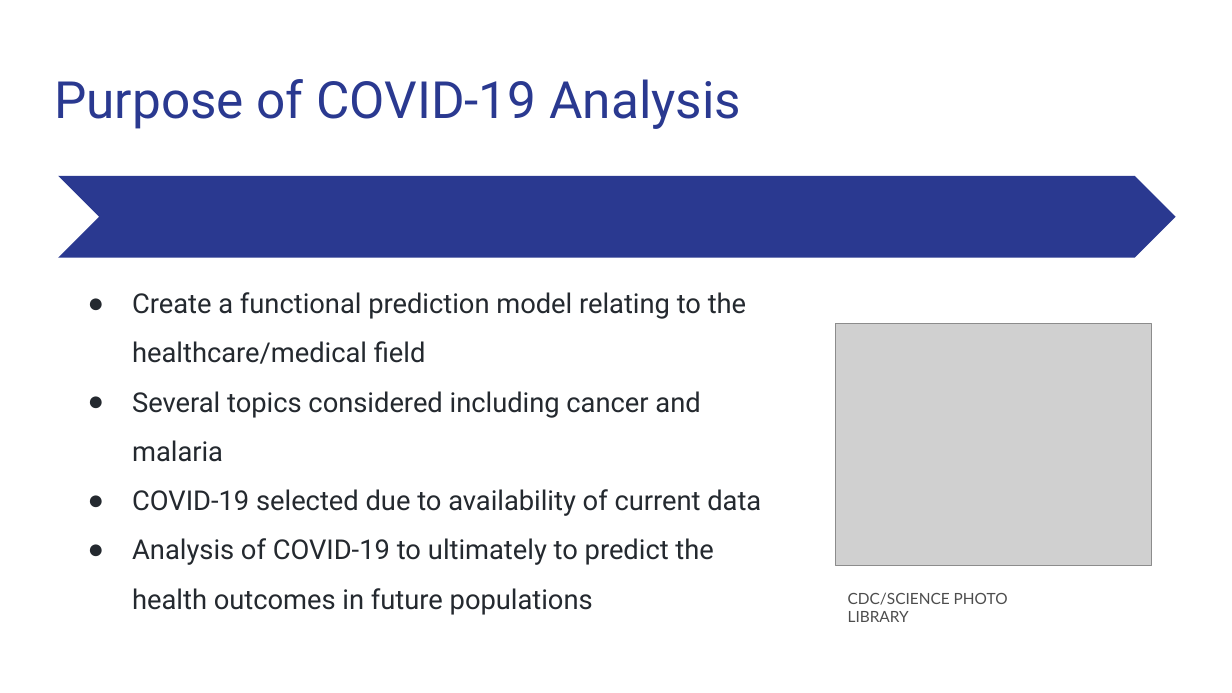
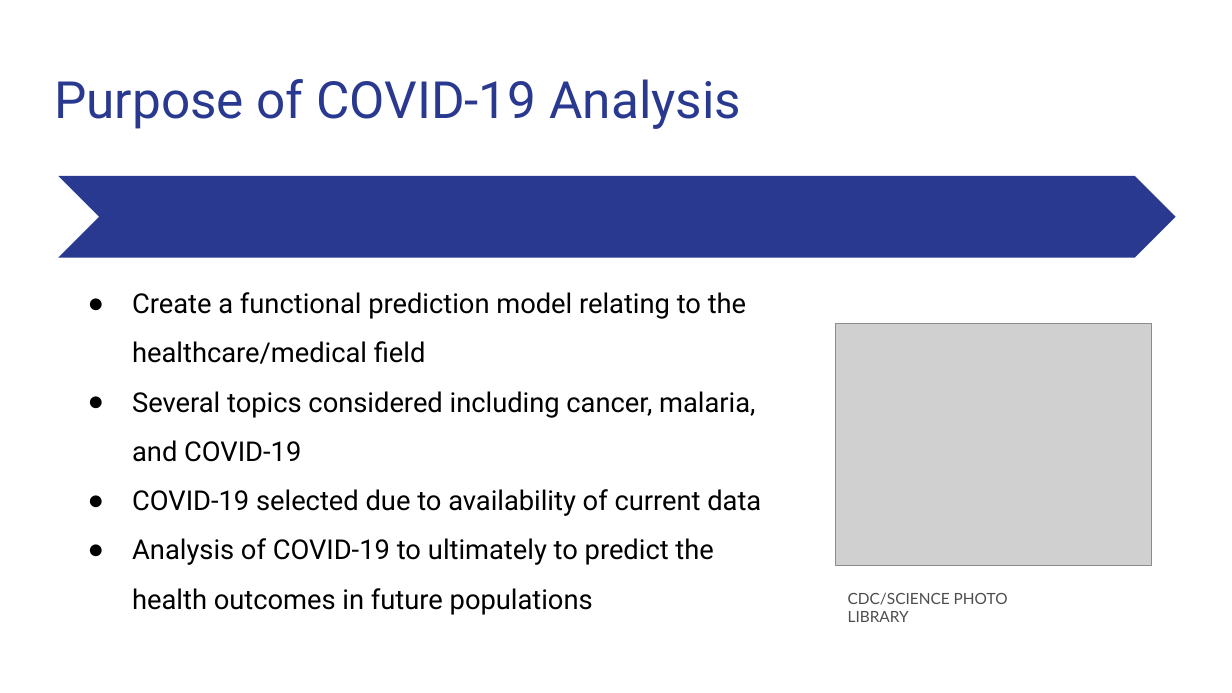
Before and after one commit to Magzzie/COVID-19_Analysis, a slide deck: slide 3 of COVID-19 Analysis.pptx. Drawn at 1232x693 pixels with LibreOffice and Linux fonts; fonts in the diff are those of the drawing; grey boxes stand for pictures. Boxes give left, top, right and bottom in pixels: in the first picture for what was removed or moved away, otherwise in the second. Text is boxed around its words. In the diff, an @@ line names an element or a change of style, - is before the commit and + after.

```diff
--- a/COVID-19 Analysis.pptx
+++ b/COVID-19 Analysis.pptx
@@ text at (x1=132, y1=292, x2=761, y2=615): text colour #24292F to #000000 in "Create a functional prediction model relating to ...", "COVID-19 selected due to availability of current ...", "Analysis of COVID-19 to ultimately to predict ..."; bullet colour #24292F to #000000 @@
@@ text at (x1=132, y1=391, x2=755, y2=462): text changed; text colour #24292F to #000000 @@
-● Several topics considered including cancer and malaria
+● Several topics considered including cancer, malaria, and COVID-19
```
Also in this commit, not shown: 8 other slides changed, 12 slides added, 6 slides removed, 3 other files.
